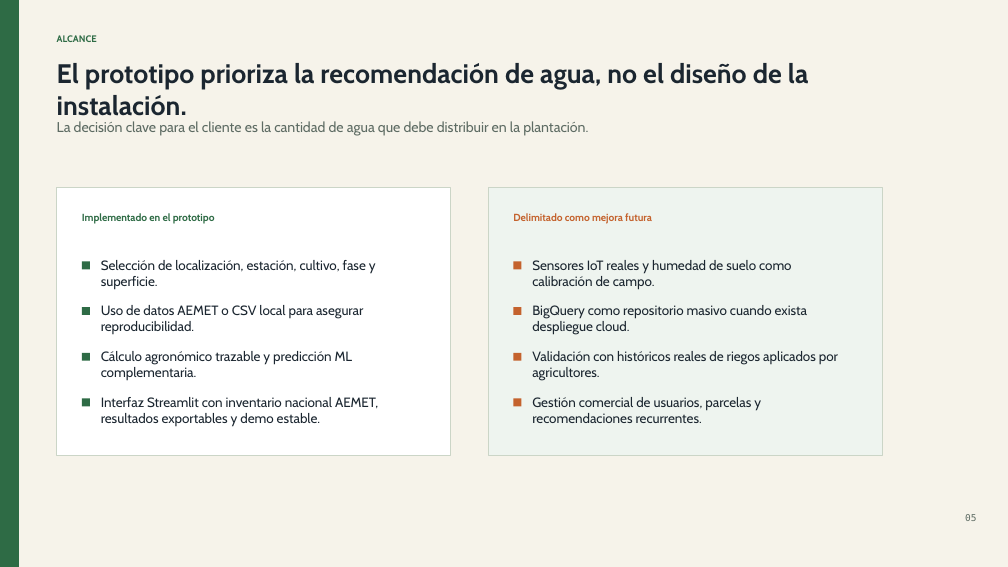
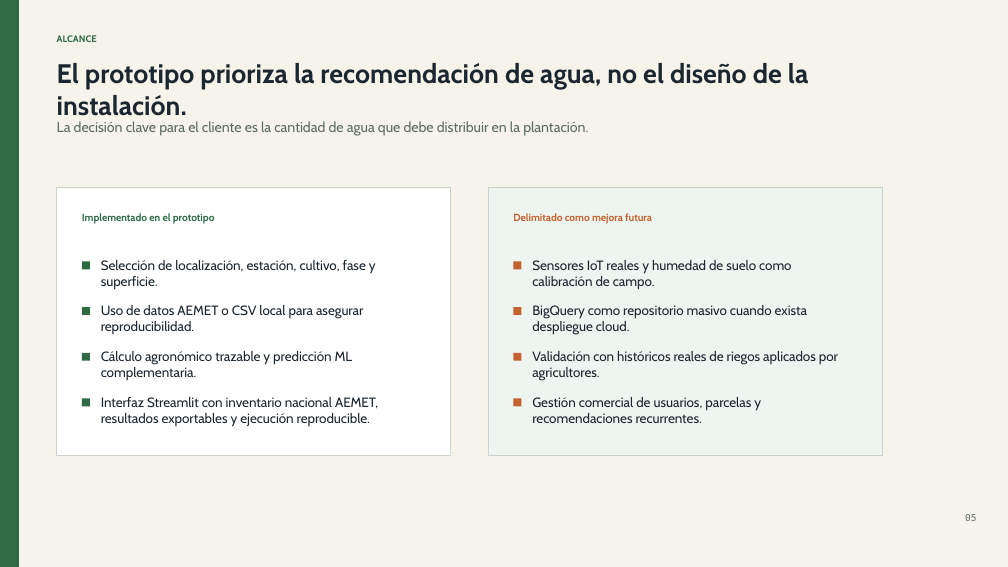
Before and after one commit to romanmaeztu/PI-Agricultura-de-Precisi-n, a slide deck: slide 5 of docs/presentacion_defensa_tfg_riego_jurado.pptx. Drawn at 1008x567 pixels with LibreOffice and Linux fonts; fonts in the diff are those of the drawing. Boxes give left, top, right and bottom in pixels: in the first picture for what was removed or moved away, otherwise in the second. Text is boxed around its words. In the diff, an @@ line names an element or a change of style, - is before the commit and + after.

```diff
--- a/docs/presentacion_defensa_tfg_riego_jurado.pptx
+++ b/docs/presentacion_defensa_tfg_riego_jurado.pptx
@@ text at [101,397,378,426]: text changed @@
-Interfaz Streamlit con inventario nacional AEMET, resultados exportables y demo estable.
+Interfaz Streamlit con inventario nacional AEMET, resultados exportables y ejecución reproducible.
```
Also in this commit, not shown: 9 other slides changed, 9 other files.
